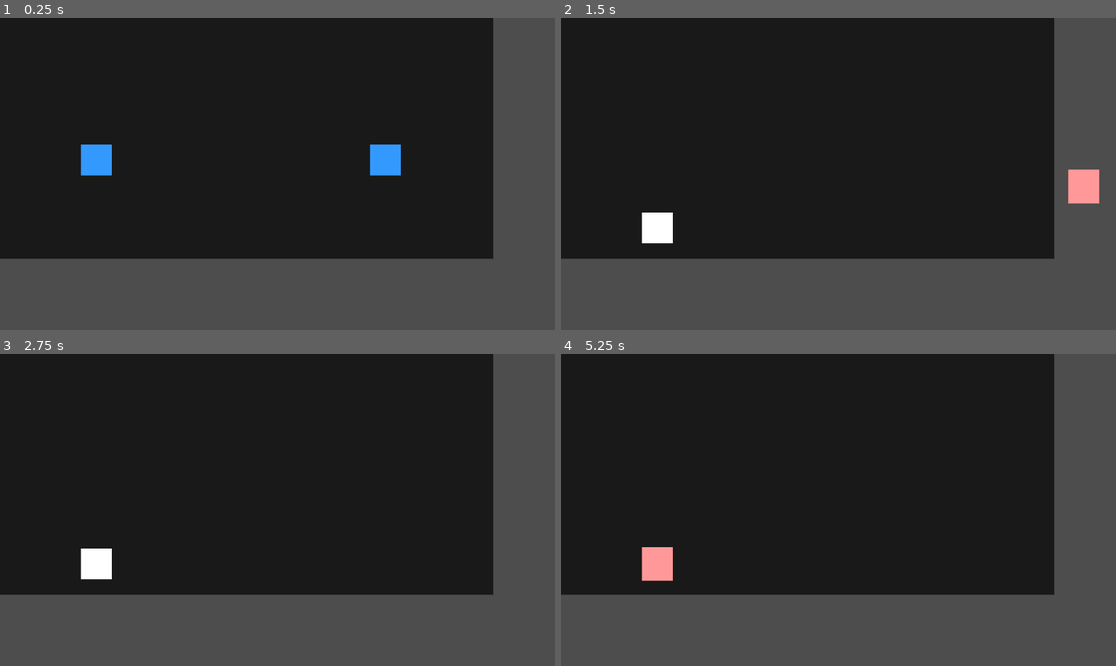
Above: before the commit, frames 1-4 (two rows, left to right).
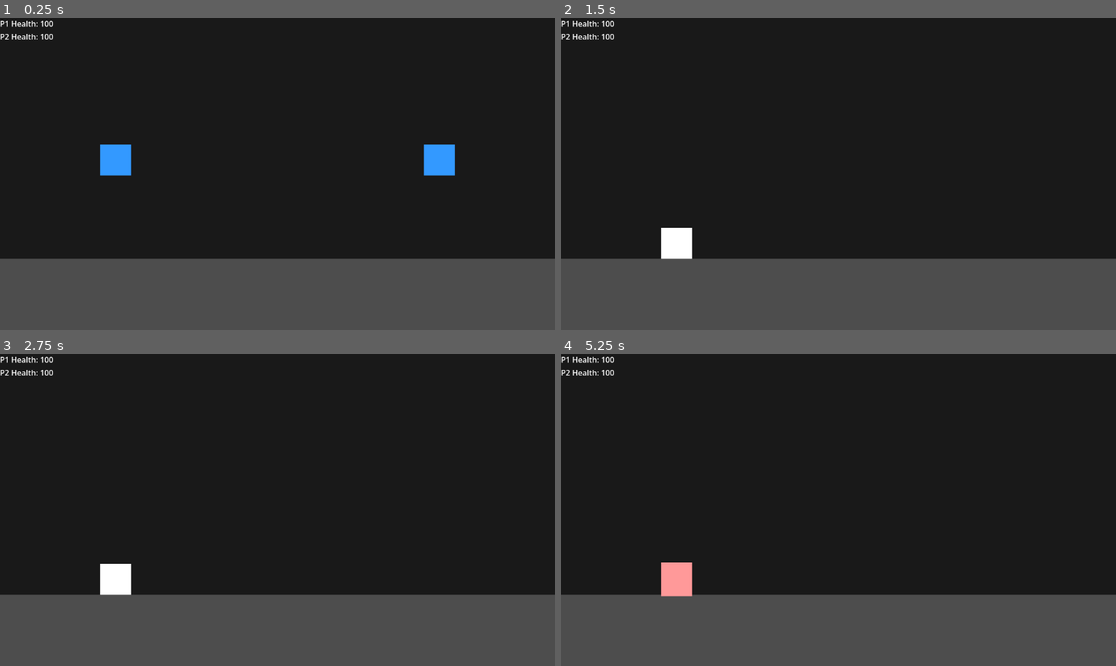
Above: after the commit, the same moments.

Repository: GitLlamma/Fight-Fight-Game-Game
Game: Godot game, scene res://scenes/main.tscn
The game is run twice, just before and just after one commit, with the same random seed, the same clock (stepped at 60 frames per second) and the same inputs.
Inputs:
- Up to frame 1 (0.25 s): no input
- Up to frame 2 (1.5 s): hold Right (ui_right) from 0.53 s (still down); tap T (attack_p1) at 0.6 s; tap Up (ui_up) at 0.77 s; tap P (attack_p2) at 1.35 s
- Up to frame 3 (2.75 s): tap Up (ui_up) at 1.52 s; release Right (ui_right) at 2.03 s; hold Left (ui_left) from 2.03 s (still down); tap T (attack_p1) at 2.1 s
- Up to frame 4 (5.25 s): tap Enter at 2.75, 4.25 s; release Left (ui_left) at 2.78 s; hold Right (ui_right) 2.78-4.28 s; tap P (attack_p2) at 2.85, 4.35 s; tap Up (ui_up) at 3.02, 3.77, 4.52 s; tap Space at 3.5, 5 s; tap T (attack_p1) at 3.6, 5.1 s; hold Left (ui_left) 4.28-5.03 s; hold Right (ui_right) from 5.03 s (still down)

The runs differ from the first frame. In frame 1, 11% of the frame differs, in the area x 0-100%, y 0-78%; in frame 2, 9.7%; in frame 3, 9.7%; in frame 4, 9.8%.

Commit message:
Added hud and adjusted collision boxes

Diff:
--- a/GodotFiles/fight-fight-game-game/scenes/main.tscn
+++ b/GodotFiles/fight-fight-game-game/scenes/main.tscn
@@ -1,36 +1,38 @@
-[gd_scene load_steps=4 format=3 uid="uid://dqlq3j2b1wcaa"]
+[gd_scene format=3 uid="uid://dqlq3j2b1wcaa"]
 
-[ext_resource type="PackedScene" uid="uid://b8q9yp71s44j5" path="res://scenes/player/player.tscn" id="1"]
-[ext_resource type="Script" path="res://scripts/game_manager.gd" id="2"]
+[ext_resource type="PackedScene" uid="uid://b8rayp71s44j5" path="res://scenes/player/player.tscn" id="1"]
+[ext_resource type="Script" uid="uid://cqrqbeovkatgq" path="res://scripts/game_manager.gd" id="2"]
+[ext_resource type="PackedScene" uid="uid://ctbexmj11s5m7" path="res://scenes/ui/hud.tscn" id="3_sugp2"]
 
 [sub_resource type="RectangleShape2D" id="RectangleShape2D_1"]
-size = Vector2(1024, 100)
+size = Vector2(1152, 148)
 
-[node name="Main" type="Node2D"]
+[node name="Main" type="Node2D" unique_id=432253270]
 script = ExtResource("2")
 
-[node name="Background" type="ColorRect" parent="."]
-offset_right = 1024.0
-offset_bottom = 600.0
+[node name="Background" type="ColorRect" parent="." unique_id=1474613917]
+offset_right = 1152.0
+offset_bottom = 648.0
 color = Color(0.1, 0.1, 0.1, 1)
 
-[node name="Arena" type="Node2D" parent="."]
+[node name="Arena" type="Node2D" parent="." unique_id=778415755]
 
-[node name="Ground" type="StaticBody2D" parent="Arena"]
+[node name="Ground" type="StaticBody2D" parent="Arena" unique_id=1940873871]
 
-[node name="GroundSprite" type="ColorRect" parent="Arena/Ground"]
-offset_left = 0.0
+[node name="GroundSprite" type="ColorRect" parent="Arena/Ground" unique_id=1174518968]
 offset_top = 500.0
-offset_right = 1024.0
-offset_bottom = 600.0
+offset_right = 1152.0
+offset_bottom = 648.0
 color = Color(0.3, 0.3, 0.3, 1)
 
-[node name="GroundCollision" type="CollisionShape2D" parent="Arena/Ground"]
+[node name="GroundCollision" type="CollisionShape2D" parent="Arena/Ground" unique_id=1648528216]
+position = Vector2(576, 574)
 shape = SubResource("RectangleShape2D_1")
-position = Vector2(512, 550)
 
-[node name="Player1" parent="Arena" instance=ExtResource("1")]
-position = Vector2(200, 300)
+[node name="Player1" parent="Arena" unique_id=1039488936 instance=ExtResource("1")]
+position = Vector2(240, 300)
 
-[node name="Player2" parent="Arena" instance=ExtResource("1")]
-position = Vector2(800, 300)
+[node name="Player2" parent="Arena" unique_id=743181598 instance=ExtResource("1")]
+position = Vector2(912, 300)
+
+[node name="HUD" parent="." unique_id=1260767074 instance=ExtResource("3_sugp2")]
--- a/GodotFiles/fight-fight-game-game/scenes/player/player.tscn
+++ b/GodotFiles/fight-fight-game-game/scenes/player/player.tscn
@@ -20,6 +20,7 @@
 color = Color(0.2, 0.6, 1, 1)
 
 [node name="CollisionShape2D" type="CollisionShape2D" parent="."]
+position = Vector2(0, -32)
 shape = SubResource("RectangleShape2D_1")
 
 [node name="AttackHitbox" type="Area2D" parent="."]
@@ -27,4 +28,4 @@
 
 [node name="AttackCollision" type="CollisionShape2D" parent="AttackHitbox"]
 shape = SubResource("RectangleShape2D_2")
-position = Vector2(70, 0)
+position = Vector2(82, -32)
--- a/GodotFiles/fight-fight-game-game/scripts/game_manager.gd
+++ b/GodotFiles/fight-fight-game-game/scripts/game_manager.gd
@@ -3,11 +3,12 @@
 class_name GameManager
 
 signal player_won(player_number: int)
-signal health_changed(player_number: int, health: float)
+signal health_changed(player_number: int, health: float, max_health: float)
 
 var player1: Player
 var player2: Player
 var game_over := false
+var hud: CanvasLayer
 
 func _ready():
 	# Get player references from scene
@@ -16,18 +17,28 @@
 
 	if player1:
 		player1.set_player_number(1)
+		player1.health_changed.connect(_on_player_health_changed)
+		player1.defeated.connect(on_player_defeated)
 	if player2:
 		player2.set_player_number(2)
+		player2.health_changed.connect(_on_player_health_changed)
+		player2.defeated.connect(on_player_defeated)
+	hud = get_node("HUD")
+	health_changed.connect(hud.update_health)
+	player_won.connect(hud.show_winner)
+
+	# Emit initial HUD values once numbers are assigned and HUD is connected.
+	if player1:
+		health_changed.emit(player1.player_number, player1.health, player1.max_health)
+	if player2:
+		health_changed.emit(player2.player_number, player2.health, player2.max_health)
 
 func _process(_delta):
 	if game_over:
 		return
 
-	# Check if either player has been defeated
-	if is_instance_valid(player1) and player1.health <= 0:
-		on_player_defeated(1)
-	elif is_instance_valid(player2) and player2.health <= 0:
-		on_player_defeated(2)
+func _on_player_health_changed(player_number: int, health: float, max_health: float):
+	health_changed.emit(player_number, health, max_health)
 
 func on_player_defeated(player_number: int):
 	if game_over:
@@ -40,4 +51,12 @@
 
 func reset_game():
 	print("Resetting game...")
-	# TODO: Reset player positions, health, etc.
+	if is_instance_valid(player1):
+		player1.health = player1.max_health
+		player1.position = Vector2(200, 300)
+		health_changed.emit(player1.player_number, player1.health, player1.max_health)
+	if is_instance_valid(player2):
+		player2.health = player2.max_health
+		player2.position = Vector2(800, 300)
+		health_changed.emit(player2.player_number, player2.health, player2.max_health)
+	game_over = false
--- a/GodotFiles/fight-fight-game-game/scripts/hud.gd
+++ b/GodotFiles/fight-fight-game-game/scripts/hud.gd
@@ -16,5 +16,4 @@
 
 func show_winner(player_number: int):
 	win_screen.show()
-	# TODO: Display winner text
-	print("Player %d wins!" % player_number)
+	$WinScreen/WinLabel.text = "Player %d Wins!" % player_number
--- a/GodotFiles/fight-fight-game-game/scripts/player_controller.gd
+++ b/GodotFiles/fight-fight-game-game/scripts/player_controller.gd
@@ -1,6 +1,9 @@
 extends CharacterBody2D
 
 class_name Player
+
+signal health_changed(player_number: int, health: float, max_health: float)
+signal defeated(player_number: int)
 
 @export var speed = 300.0
 @export var jump_force = -400.0
@@ -134,17 +137,19 @@
 func _on_attack_hitbox_entered(body):
 	if body is Player and body != self:
 		body.take_damage(attack_damage)
+		print("Player %d hit Player %d for %.1f damage!" % [player_number, body.player_number, attack_damage])
 
 func take_damage(damage: float):
 	health -= damage
 	health = max(0, health)
+	health_changed.emit(player_number, health, max_health)
 
 	if health <= 0:
+		defeated.emit(player_number)
 		die()
 
 func die():
 	print("Player %d defeated!" % player_number)
-	# TODO: Emit signal to game manager
 	queue_free()
 
 func set_player_number(num: int):
